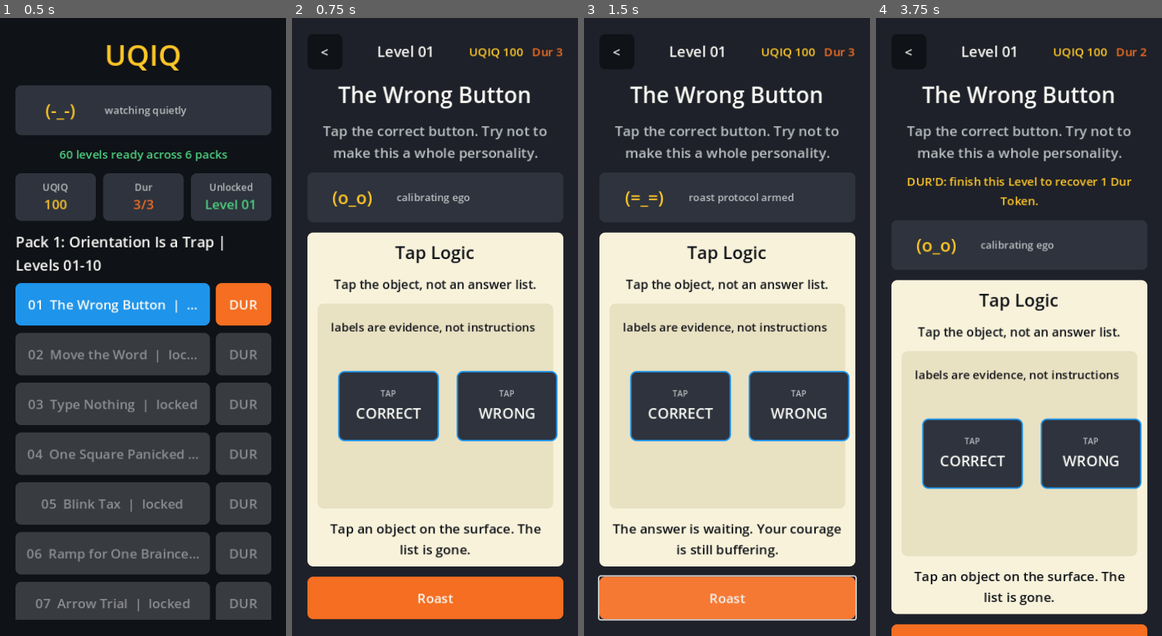
Above: before the commit, frames 1-4 (left to right).
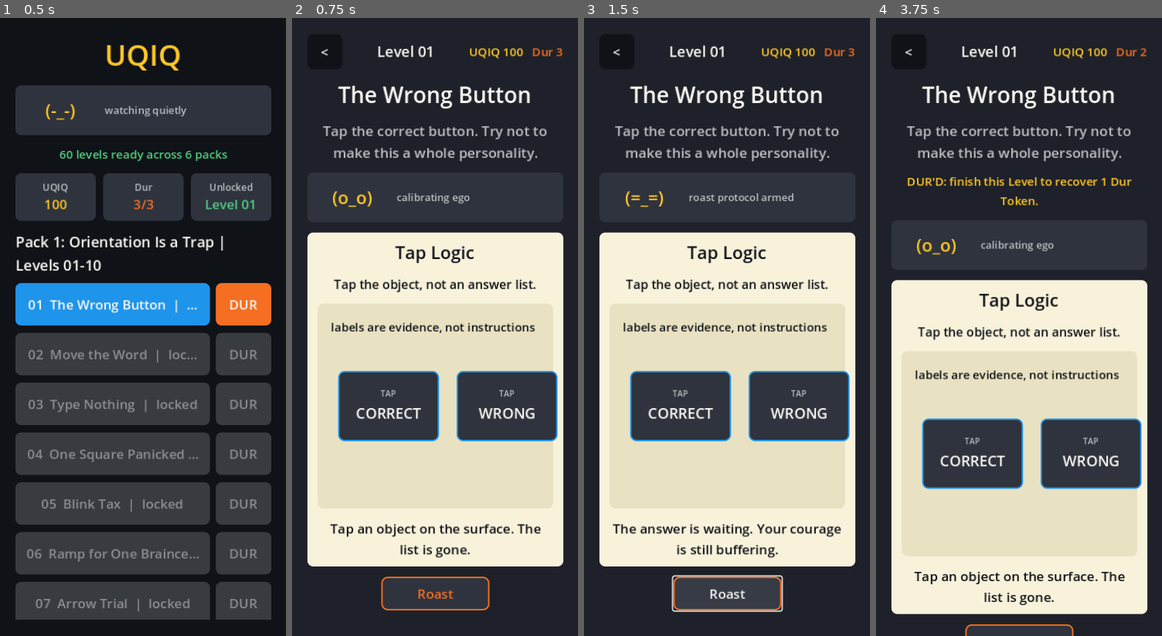
Above: after the commit, the same moments.

Repository: scwlkr/UQIQ
Game: Godot game, scene res://scenes/Main.tscn
The game is run twice, just before and just after one commit, with the same random seed, the same clock (stepped at 60 frames per second) and the same inputs.
Inputs:
- Up to frame 1 (0.5 s): no input
- Up to frame 2 (0.75 s): click "01 The Wrong Button | playable" at 0.5 s
- Up to frame 3 (1.5 s): click "Roast" at 1.25 s
- Up to frame 4 (3.75 s): click "<" at 2 s; click "DUR" at 2.75 s; click "01 The Wrong Button | DUR'D -…" at 3.5 s

Frame 1 is identical in both runs. In frame 2, 6.1% of the frame differs, in the area x 5-95%, y 90-98%; in frame 3, 6.4%, in the area x 4-96%, y 90-98%; in frame 4, 1.7%.

Commit message:
Demote roast action hierarchy

Diff:
--- a/scripts/main.gd
+++ b/scripts/main.gd
@@ -467,10 +467,15 @@
 
 	var actions := HBoxContainer.new()
 	actions.size_flags_horizontal = Control.SIZE_EXPAND_FILL
+	actions.alignment = BoxContainer.ALIGNMENT_CENTER
 	actions.add_theme_constant_override("separation", 10)
 	root.add_child(actions)
 
-	var roast_button := _make_button("Roast", COLOR_ORANGE)
+	var roast_button := _make_button("Roast", COLOR_PANEL_ALT, Vector2(148, 46))
+	roast_button.add_theme_color_override("font_color", COLOR_ORANGE)
+	roast_button.add_theme_stylebox_override("normal", _framed_box(COLOR_PANEL_ALT, COLOR_ORANGE, 8))
+	roast_button.add_theme_stylebox_override("hover", _framed_box(COLOR_PANEL_ALT.lightened(0.04), COLOR_ORANGE, 8))
+	roast_button.add_theme_stylebox_override("pressed", _framed_box(COLOR_PANEL_ALT.darkened(0.04), COLOR_ORANGE.darkened(0.08), 8))
 	roast_button.pressed.connect(Callable(self, "_handle_roast_action"))
 	actions.add_child(roast_button)
 
Binary file changed: docs/app-store/screenshots/02_level_01_play.png
Binary file changed: docs/app-store/screenshots/03_pattern_grid.png
Binary file changed: docs/app-store/screenshots/04_memory_flash.png
Binary file changed: docs/app-store/screenshots/05_physics_draw.png
Binary file changed: docs/app-store/screenshots/07_drag_logic.png
Binary file changed: docs/app-store/screenshots/08_text_trap.png
Not shown, changed: docs/RELEASE_STATUS.md
